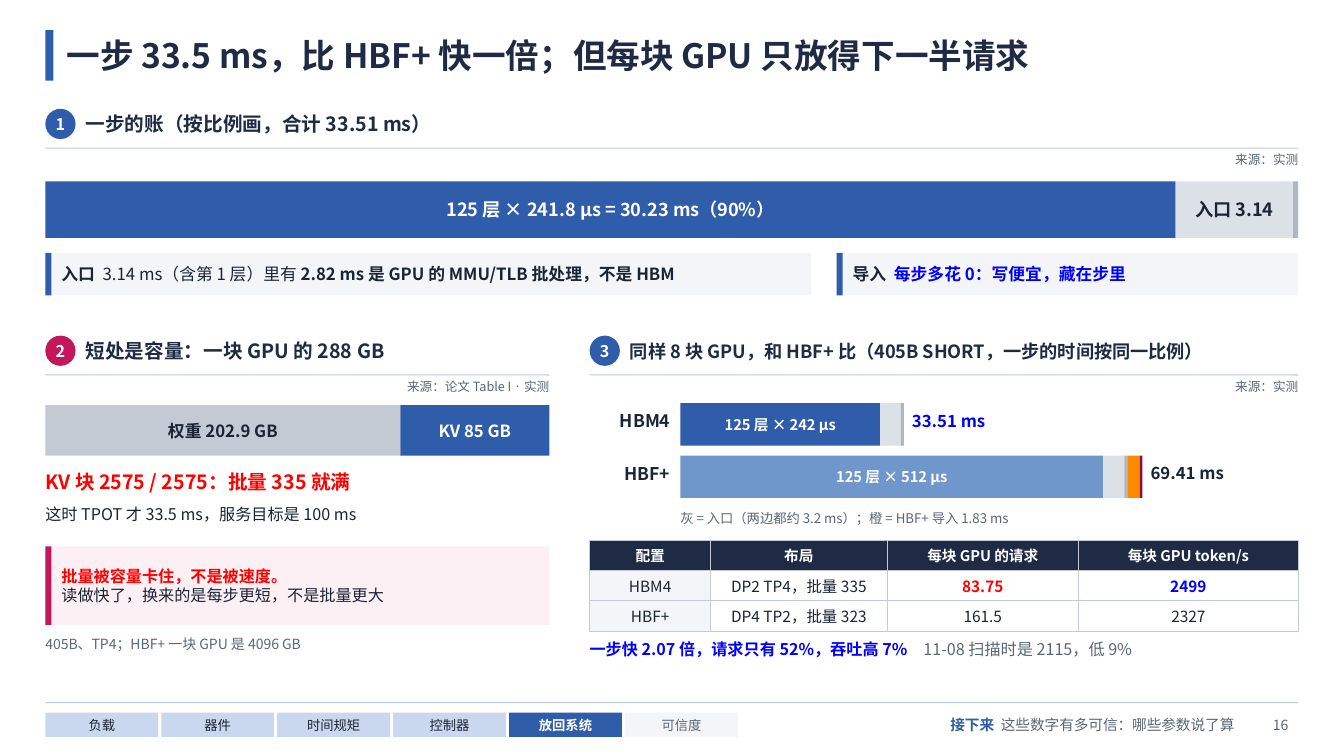
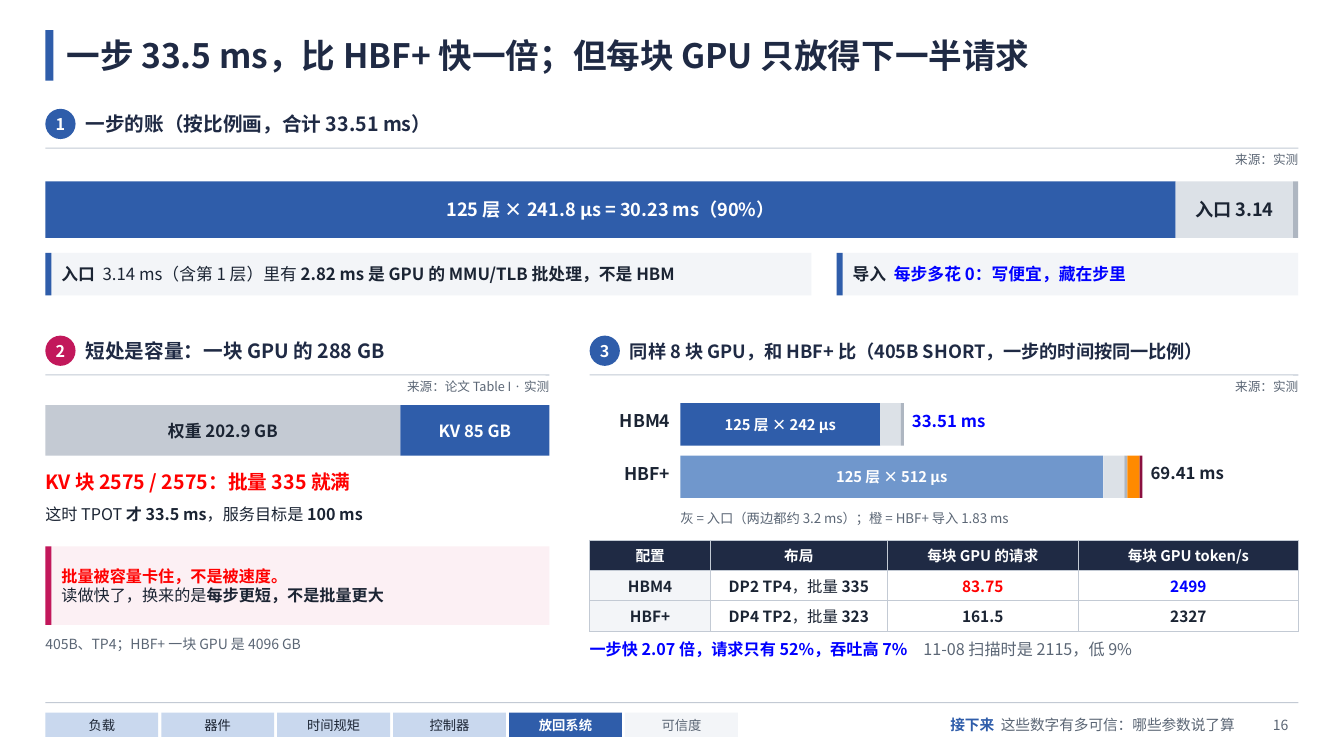
Before and after one commit to zhenghao21/heterollm-sim-4.0.0, a slide deck: slide 16 of docs/presentations/hbm_control_logic_20261107/HBM控制逻辑讲解.pptx. Drawn at 1344x756 pixels with LibreOffice and Linux fonts; fonts in the diff are those of the drawing. Boxes give left, top, right and bottom in pixels: in the first picture for what was removed or moved away, otherwise in the second. Text is boxed around its words. In the diff, an @@ line names an element or a change of style, - is before the commit and + after.

```diff
--- a/docs/presentations/hbm_control_logic_20261107/HBM控制逻辑讲解.pptx
+++ b/docs/presentations/hbm_control_logic_20261107/HBM控制逻辑讲解.pptx
@@ text "这时 TPOT 才 33.5 ms，服务目标是 ..." at <box>45,506,363,522</box>: bold on in "才 33.5 ms，服务目标是 100 ms" @@
@@ text at <box>61,568,384,603</box>: text changed; bold on @@
-批量被容量卡住，不是被速度。
-读做快了，换来的是每步更短，不是批量更大
+批量被容量卡住，不是被速度。
+读做快了，换来的是每步更短，不是批量更大
@@ table at <box>590,540,1299,641</box> @@
@@ bold on in "HBM4", "DP2 TP4，批量 335", "HBF+", "DP4 TP2，批量 323" and 2 more places @@
```
Also in this commit, not shown: 19 other slides changed, 32 other files.
